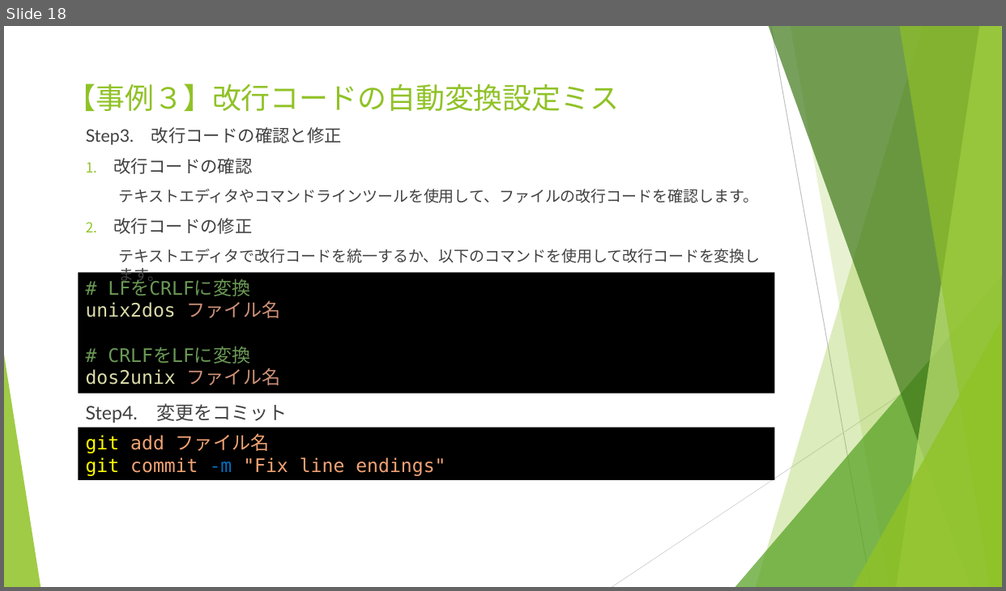
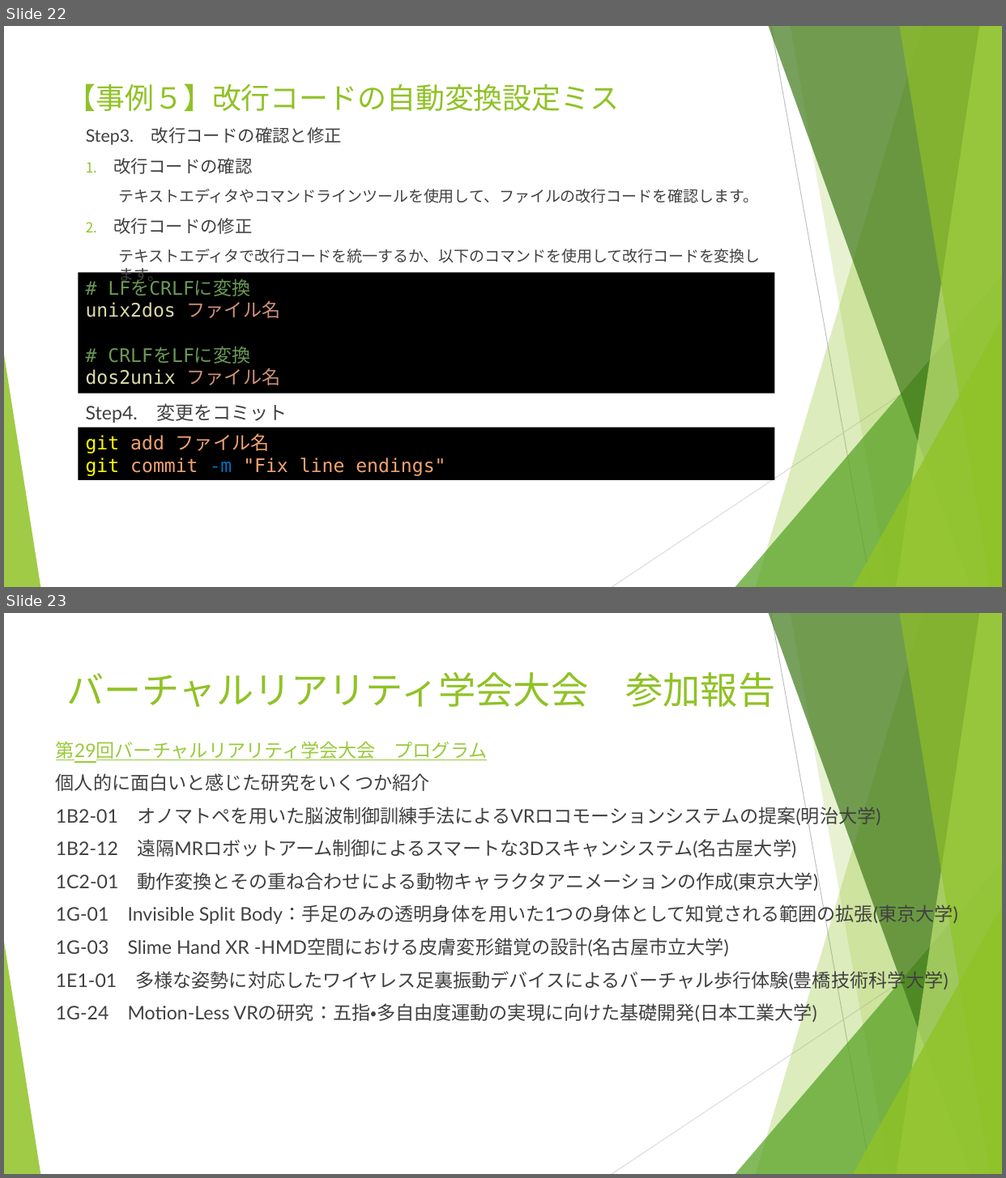
Before and after one commit to yusuke8655/git-trouble-shooting, a slide deck: Gitトラブルシューティング.pptx. Shown one above the other, each under a label of ours: slide 18 before the commit, slides 22 and 23 after it. The pictures are 1006x591 and 1006x1178 pixels, drawn with LibreOffice and Linux fonts; fonts in the diff are those of the drawing. Boxes give left, top, right and bottom in pixels: in the first picture for what was removed or moved away, otherwise in the second. Text is boxed around its words. In the diff, an @@ line names an element or a change of style, - is before the commit and + after.

Commit message:
バーチャルリアリティ学会大会内容追加

```diff
--- a/Gitトラブルシューティング.pptx
+++ b/Gitトラブルシューティング.pptx
@@ slide 23 added at (x1=4, y1=613, x2=1002, y2=1174), background #FFFFFF; not listed: 10 template elements that a slide beside it also shows @@
@@ title added at (x1=67, y1=672, x2=775, y2=707), 36 pt, text #90C226 @@
+バーチャルリアリティ学会大会 参加報告
@@ text added at (x1=56, y1=741, x2=957, y2=1024), 18 pt, text #404040 @@
+第29回バーチャルリアリティ学会大会 プログラム
+個人的に面白いと感じた研究をいくつか紹介
+1B2-01 オノマトペを用いた脳波制御訓練手法によるVRロコモーションシステムの提案(明治大学)
+1B2-12 遠隔MRロボットアーム制御によるスマートな3Dスキャンシステム(名古屋大学)
+1C2-01 動作変換とその重ね合わせによる動物キャラクタアニメーションの作成(東京大学)
+1G-01 Invisible Split Body：手足のみの透明身体を用いた1つの身体として知覚される範囲の拡張(東京大学)
+1G-03 Slime Hand XR -HMD空間における皮膚変形錯覚の設計(名古屋市立大学)
+1E1-01 多様な姿勢に対応したワイヤレス足裏振動デバイスによるバーチャル歩行体験(豊橋技術科学大学)
+1G-24 Motion-Less VRの研究：五指・多自由度運動の実現に向けた基礎開発(日本工業大学)
@@ what was slide 18 is now slide 22 @@
@@ slide 22 changed as well @@
@@ title at (x1=67, y1=84, x2=620, y2=111): text changed @@
-【事例３】改行コードの自動変換設定ミス
+【事例５】改行コードの自動変換設定ミス
```
Also in this commit, not shown: 13 other slides changed, 4 other slides added.
